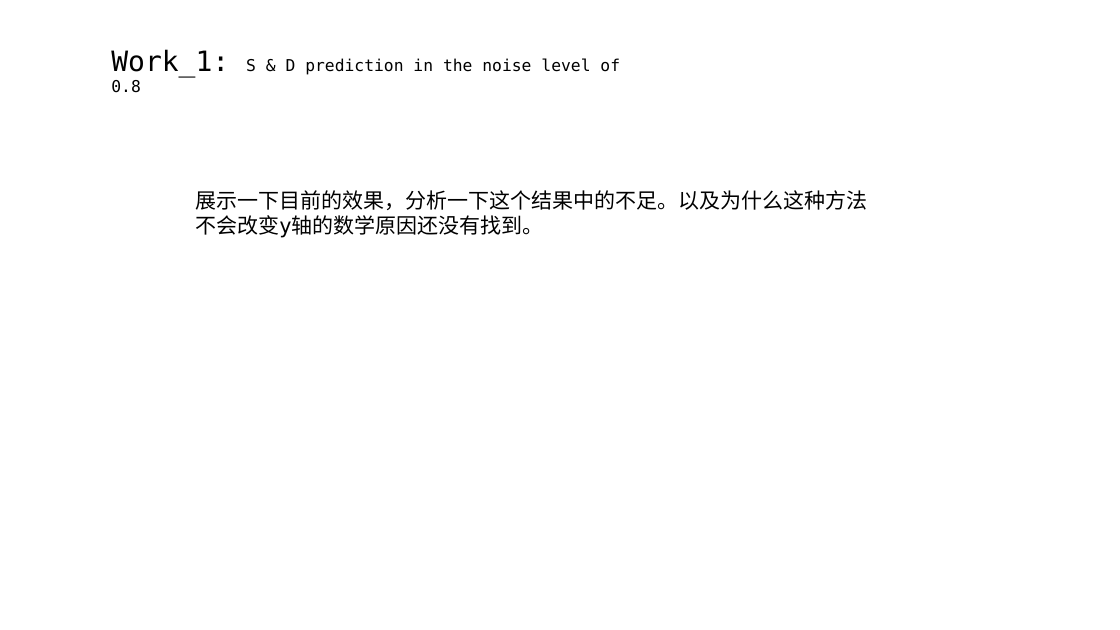
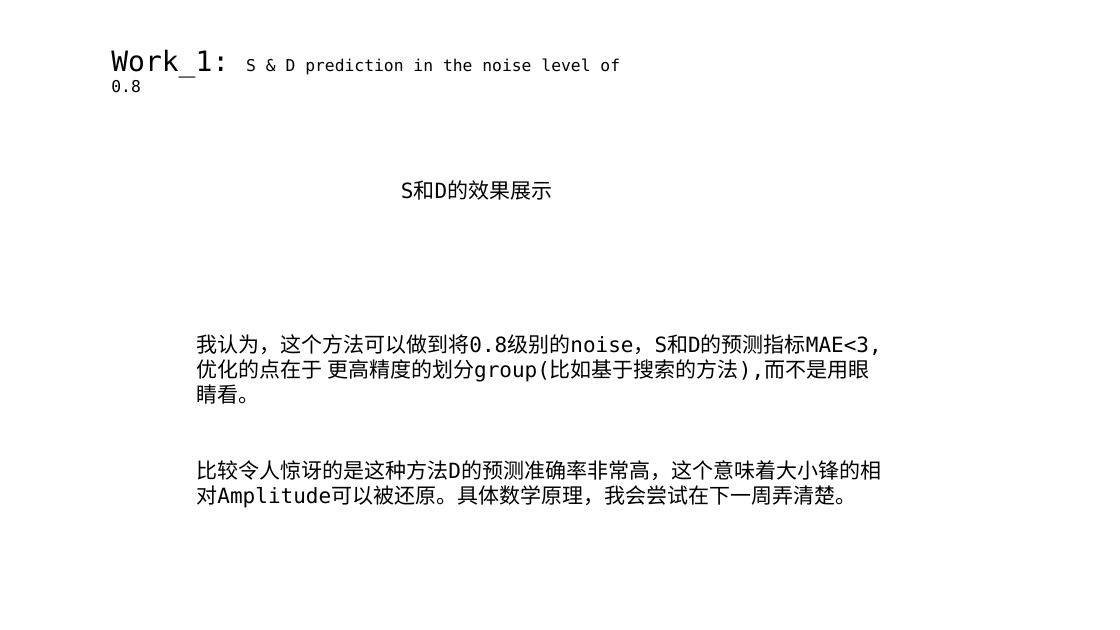
Before and after one commit to A-Big-Tortoise/Presentation, a slide deck: slide 6 of Presentation_828_JiayuChen.pptx (slide 5 before the commit). Drawn at 1120x630 pixels with LibreOffice and Linux fonts; fonts in the diff are those of the drawing. Boxes give left, top, right and bottom in pixels: in the first picture for what was removed or moved away, otherwise in the second. Text is boxed around its words. In the diff, an @@ line names an element or a change of style, - is before the commit and + after.

```diff
--- a/Presentation_828_JiayuChen.pptx
+++ b/Presentation_828_JiayuChen.pptx
@@ text added at [401, 181, 552, 200], 18 pt, text #000000 @@
+S和D的效果展示
@@ text at [196, 334, 881, 508]: text changed @@
-展示一下目前的效果，分析一下这个结果中的不足。以及为什么这种方法不会改变y轴的数学原因还没有找到。
+我认为，这个方法可以做到将0.8级别的noise，S和D的预测指标MAE<3,优化的点在于 更高精度的划分group(比如基于搜索的方法),而不是用眼睛看。
+比较令人惊讶的是这种方法D的预测准确率非常高，这个意味着大小锋的相对Amplitude可以被还原。具体数学原理，我会尝试在下一周弄清楚。
```
Also in this commit, not shown: 5 other slides changed, 4 slides added, 2 slides removed.
